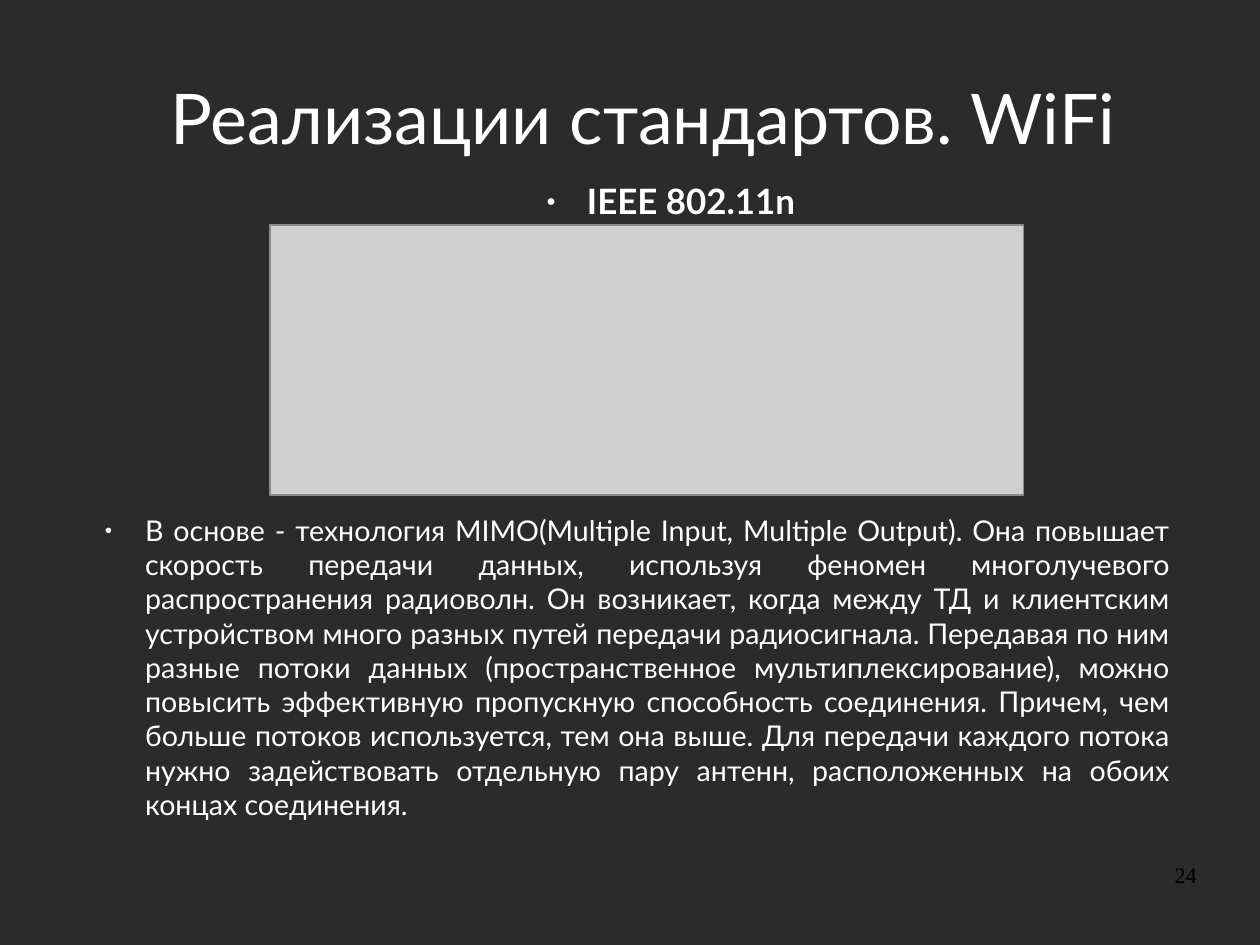
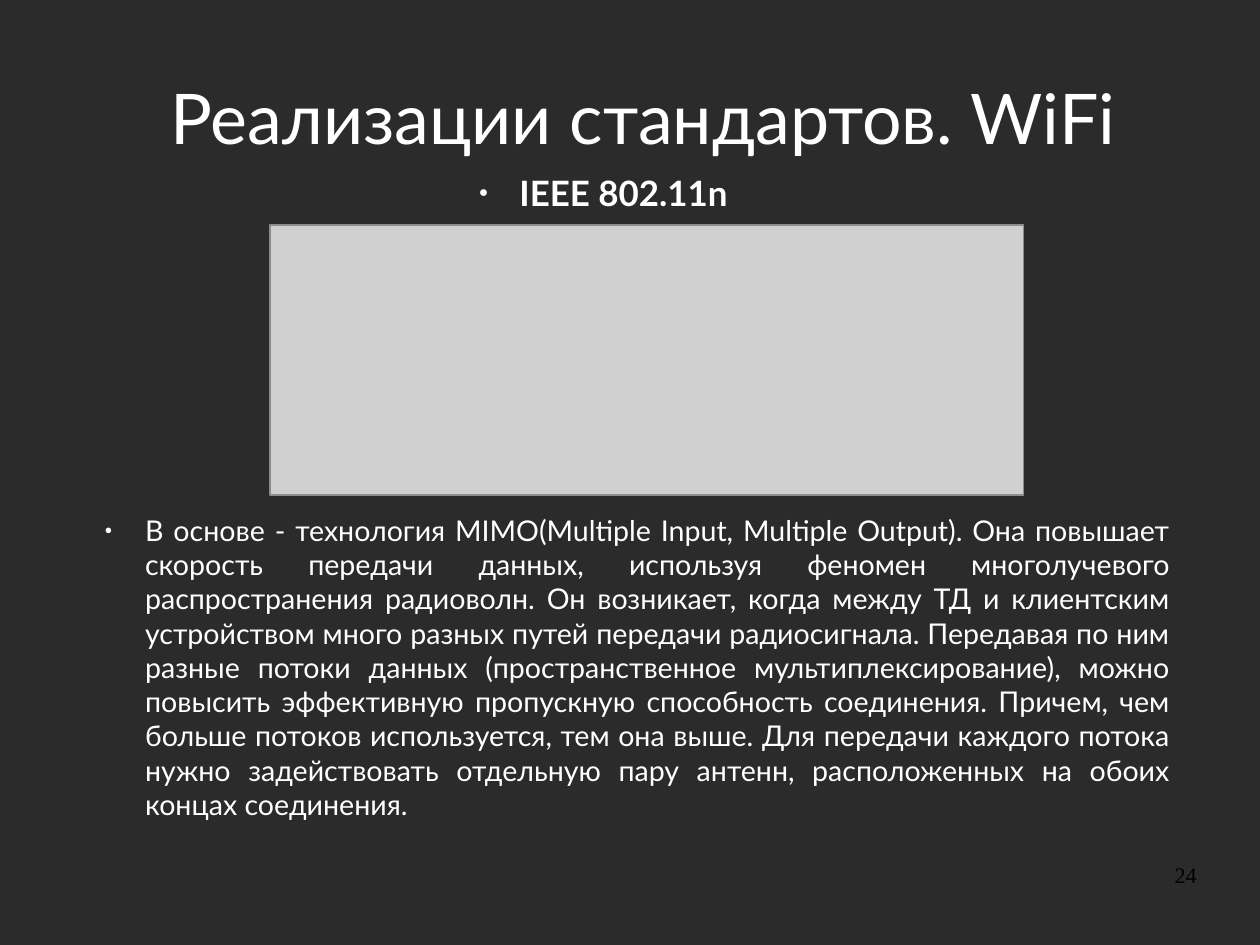
Before and after one commit to aeremenok/a-team-777, a slide deck: slide 24 of 10/smm/doc/eav_wireless.odp. Drawn at 1260x945 pixels with LibreOffice and Linux fonts; fonts in the diff are those of the drawing; grey boxes stand for pictures; background and template pictures are left out; a plain dark background stands for a picture behind light text. Boxes give left, top, right and bottom in pixels: in the first picture for what was removed or moved away, otherwise in the second. Text is boxed around its words. In the diff, an @@ line names an element or a change of style, - is before the commit and + after.

```diff
--- a/10/smm/doc/eav_wireless.odp
+++ b/10/smm/doc/eav_wireless.odp
@@ text "IEEE 802.11n": place and size @@
-text "IEEE 802.11n" at bbox=[587, 188, 795, 215]
+text "IEEE 802.11n" at bbox=[519, 180, 727, 207]
```
Also in this commit, not shown: 7 other slides changed, 1 slide removed.
